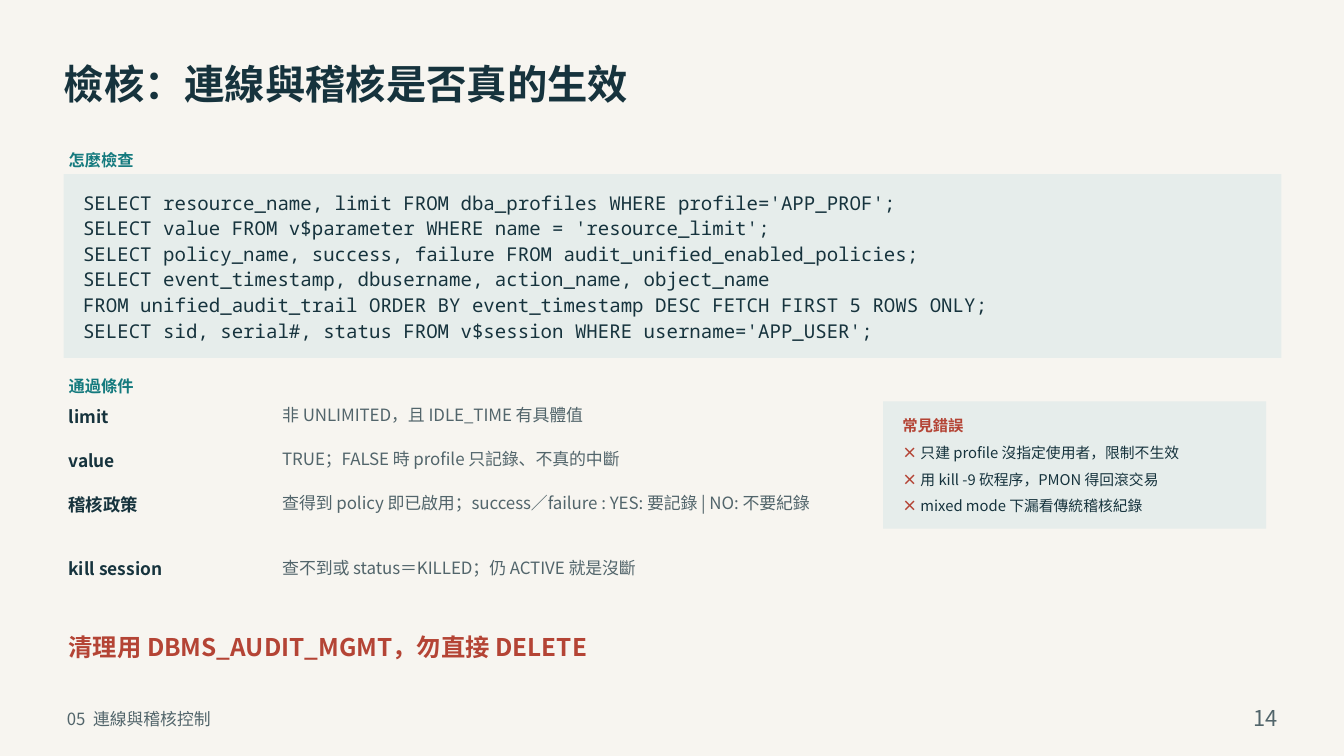
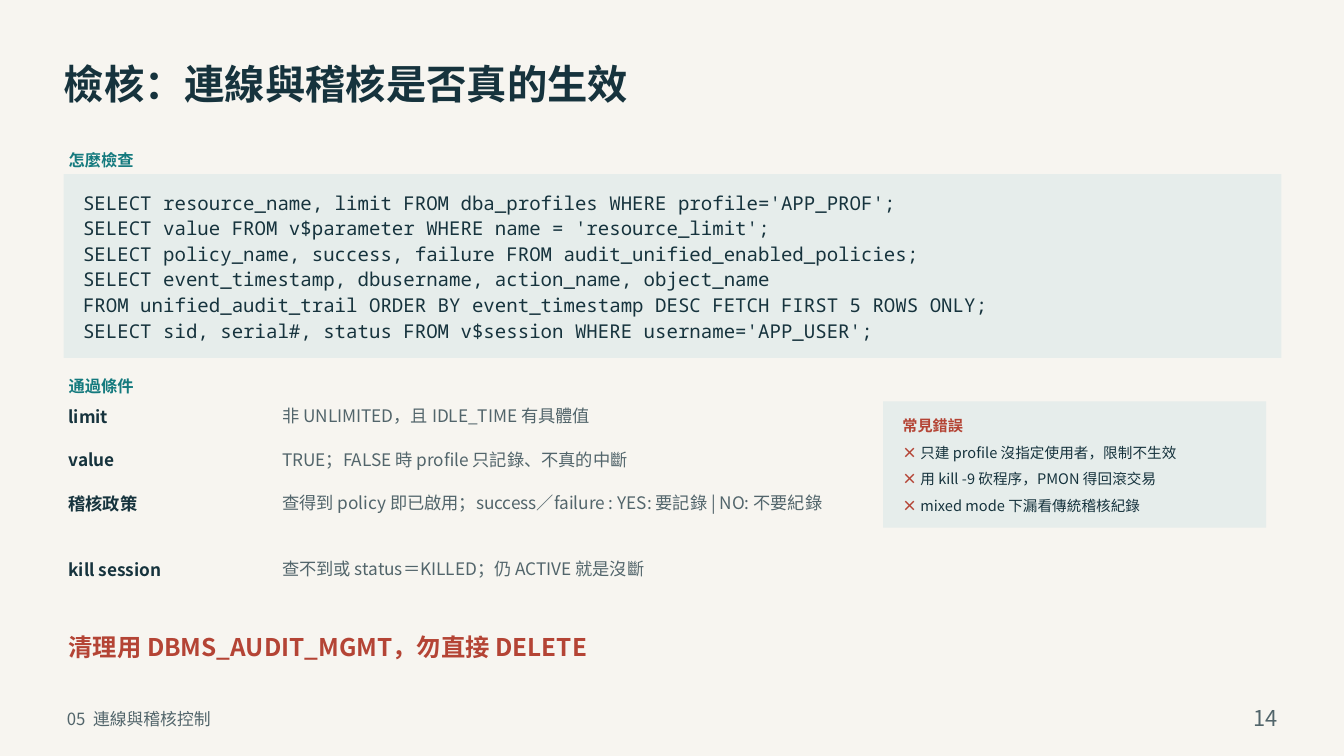
Before and after one commit to YouAreTheBlueSky/Oracle-DBA-Training-Docs, a slide deck: slide 14 of deliver_beginner/05_Oracle_DBA_安全性管理.pptx. Drawn at 1344x756 pixels with LibreOffice and Linux fonts; fonts in the diff are those of the drawing. Boxes give left, top, right and bottom in pixels: in the first picture for what was removed or moved away, otherwise in the second. Text is boxed around its words. In the diff, an @@ line names an element or a change of style, - is before the commit and + after.

```diff
--- a/deliver_beginner/05_Oracle_DBA_安全性管理.pptx
+++ b/deliver_beginner/05_Oracle_DBA_安全性管理.pptx
@@ text "常見錯誤" at (902, 418, 963, 432): size 13.6 to 13.5 pt; line spacing 19.4pt to 19.2pt @@
@@ text "× 只建 profile 沒指定使用者，限制不生效" at (920, 445, 1177, 486): size 13.2 to 13.1 pt; line spacing 18.7pt to 18.6pt @@
@@ text "稽核政策" at (69, 495, 138, 512): size 15.5 to 15.4 pt; line spacing 22pt to 21.9pt @@
@@ size 15 to 15.4 pt; line spacing 21.4pt to 21.9pt in 4 elements at (282, 407, 590, 425), (282, 451, 628, 470), (282, 560, 644, 578), (282, 494, 823, 513) @@
@@ text "kill session" at (69, 562, 162, 577): size 15.5 to 15.4 pt; line spacing 22pt to 21.9pt @@
```
Also in this commit, not shown: 3 other slides changed, 16 other files.
